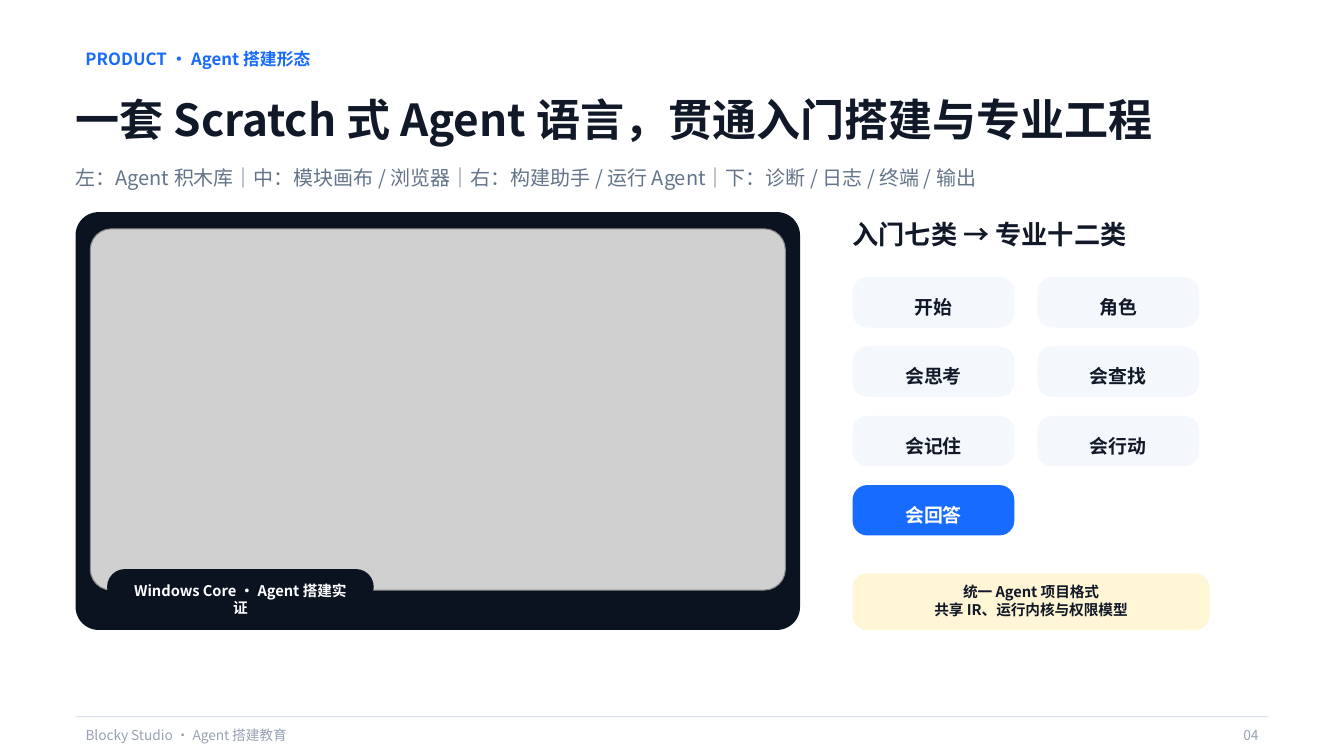
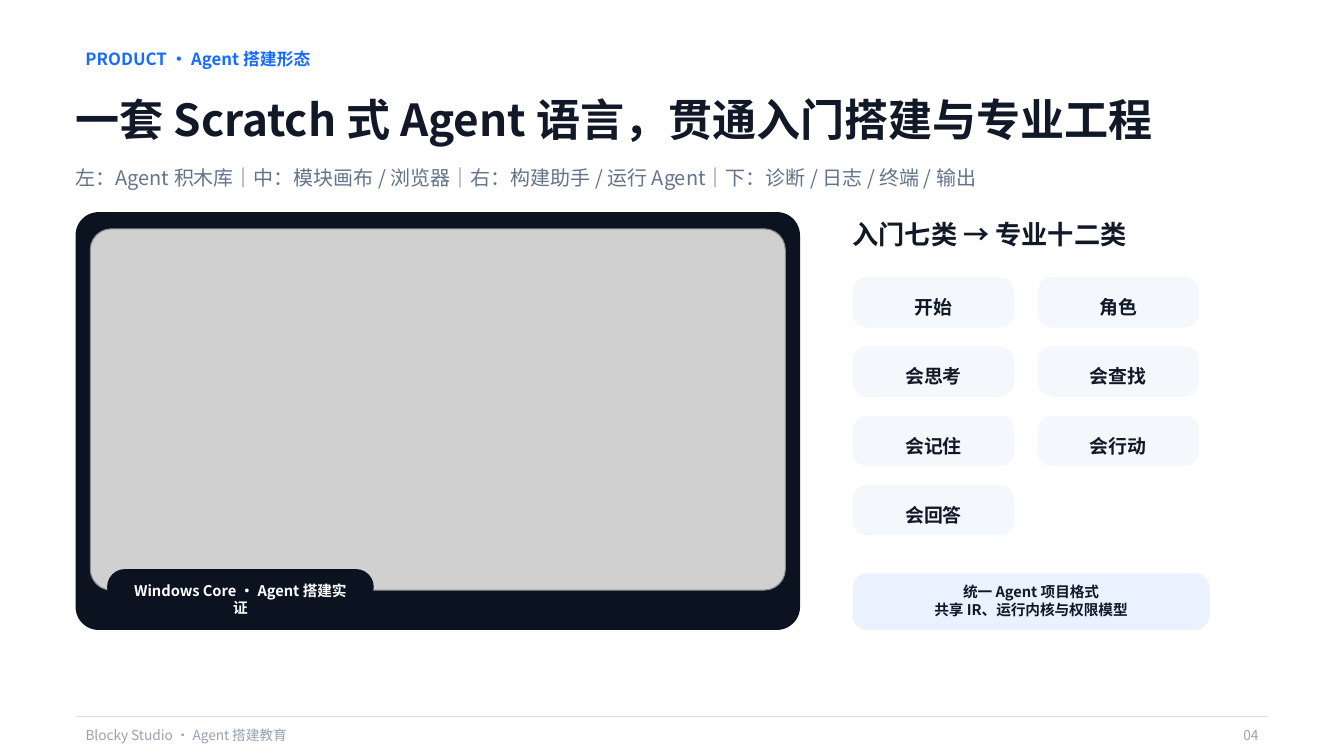
Before and after one commit to q2955161835-debug/Blocky-AI, a slide deck: slide 4 of PPT与商业计划书/Blocky-Studio-息壤杯-AI+教育.pptx. Drawn at 1344x756 pixels with LibreOffice and Linux fonts; fonts in the diff are those of the drawing; grey boxes stand for pictures. Boxes give left, top, right and bottom in pixels: in the first picture for what was removed or moved away, otherwise in the second. Text is boxed around its words. In the diff, an @@ line names an element or a change of style, - is before the commit and + after.

Commit message:
docs: unify competition deck color semantics

```diff
--- a/PPT与商业计划书/Blocky-Studio-息壤杯-AI+教育.pptx
+++ b/PPT与商业计划书/Blocky-Studio-息壤杯-AI+教育.pptx
@@ rounded rectangle at [853, 485, 1014, 535]: fill #176BFF to #F4F7FB @@
@@ text "会回答" at [905, 506, 961, 524]: text colour #FFFFFF to #111827 @@
@@ rounded rectangle at [853, 574, 1210, 630]: fill #FFF6D6 to #EAF2FF @@
```
Also in this commit, not shown: 12 other slides changed, 1 other file.
